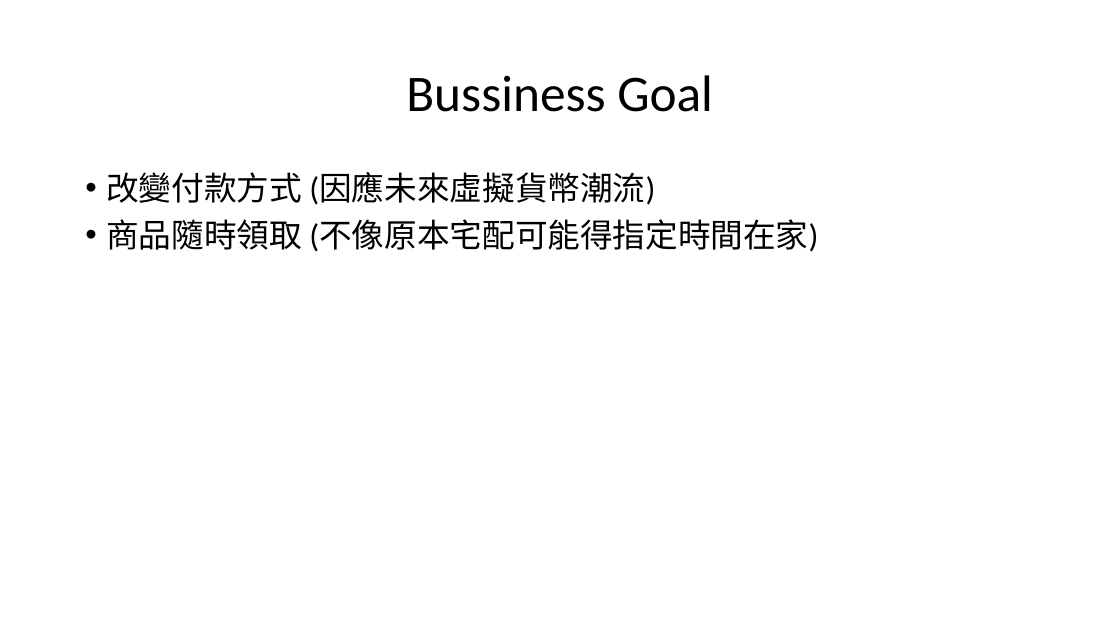
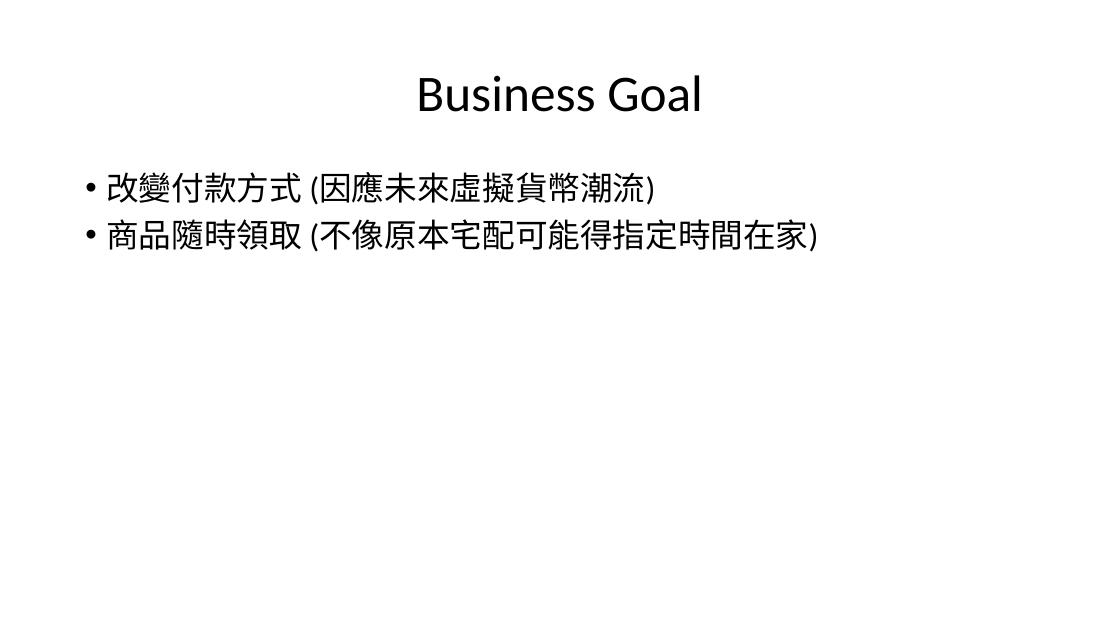
Before and after one commit to kai2june/CatchBoWebsite, a slide deck: slide 3 of CatchBo.pptx. Drawn at 1120x630 pixels with LibreOffice and Linux fonts; fonts in the diff are those of the drawing. Boxes give left, top, right and bottom in pixels: in the first picture for what was removed or moved away, otherwise in the second. Text is boxed around its words. In the diff, an @@ line names an element or a change of style, - is before the commit and + after.

```diff
--- a/CatchBo.pptx
+++ b/CatchBo.pptx
@@ title at [416,75,703,112]: text changed @@
-Bussiness Goal
+Business Goal
```
Also in this commit, not shown: 18 other slides changed, 4 slides added, 2 slides removed, 20 other files.
